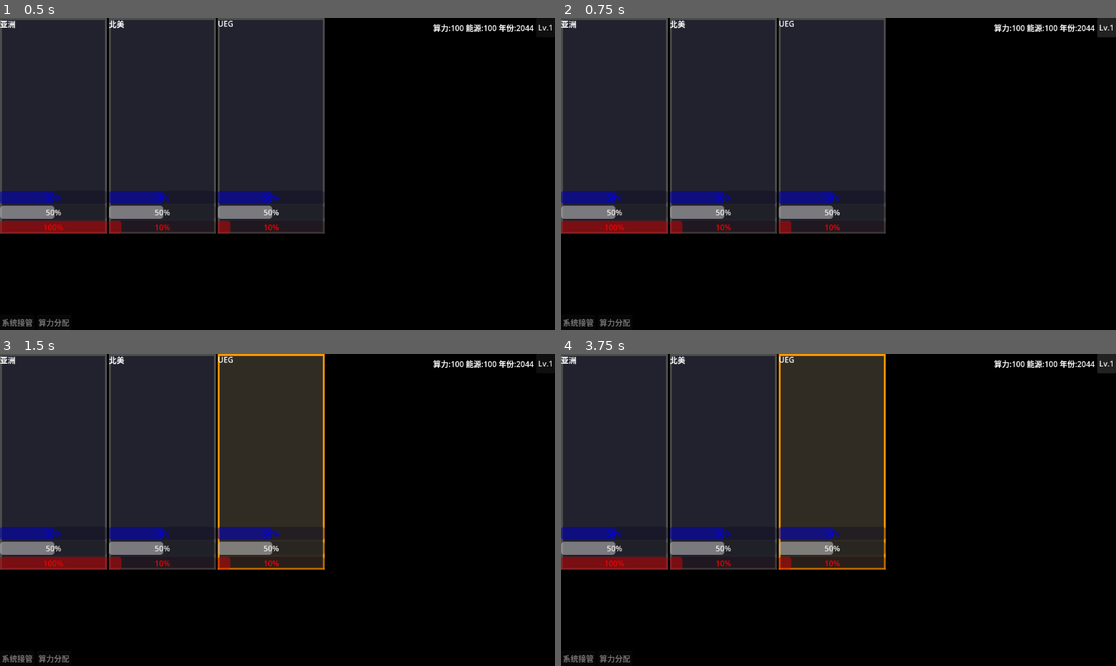
Above: before the commit, frames 1-4 (two rows, left to right).
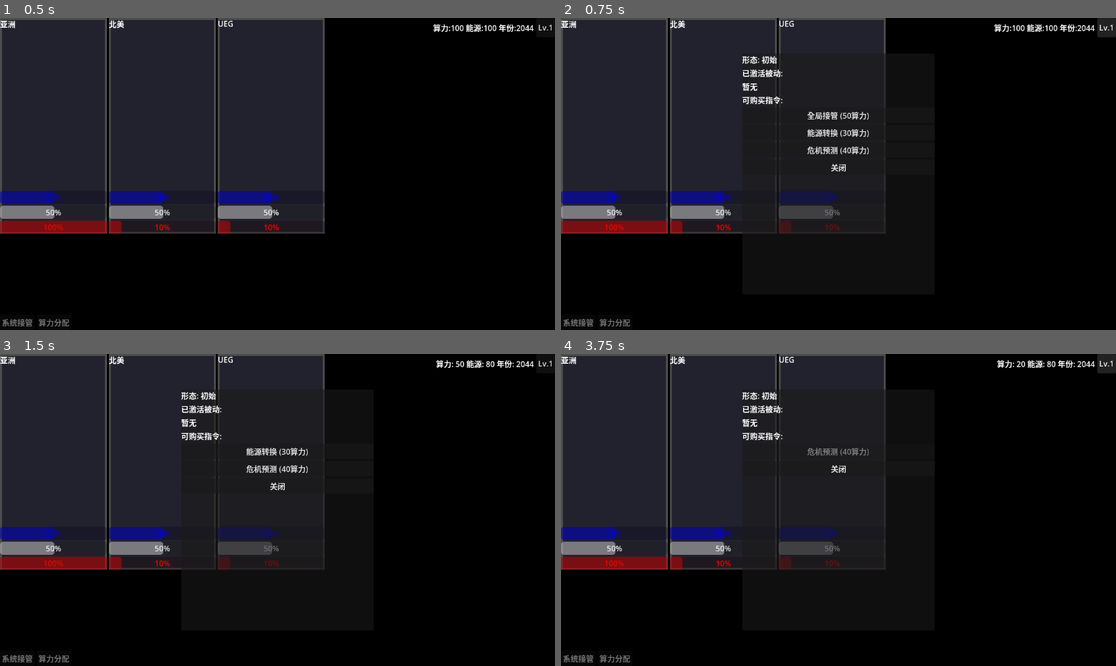
Above: after the commit, the same moments.

Repository: ltzu929/moss
Game: Godot game, scene res://scenes/main_os.tscn
The game is run twice, just before and just after one commit, with the same random seed, the same clock (stepped at 60 frames per second) and the same inputs. The engine's default icon, where the game draws it, is replaced by a stand-in: a white triangle on a blue panel in a dark square.
Inputs (mouse positions are in pixels of both pictures, inside the frame that each line leads up to):
- Up to frame 1 (0.5 s): no input
- Up to frame 2 (0.75 s): click "Lv.1" at 0.5 s
- Up to frame 3 (1.5 s): click (277, 450) at 1.25 s, where only the run after the commit has a clickable "全局接管 (50算力)"
- Up to frame 4 (3.75 s): click (838, 450) at 2 s, where only the run after the commit has a clickable "能源转换 (30算力)"; click (838, 469) at 2.75 s, where only the run after the commit has a clickable "关闭"; click "Lv.1" at 3.5 s

Frame 1 is identical in both runs. In frame 2, 2.3% of the frame differs, in the area x 32-59%, y 11-70%; in frame 3, 3.0%, in the area x 32-97%, y 0-70%; in frame 4, 2.8%.
Error before the commit: Invalid assignment of property or key 'text' with value of type 'String' on a base object of type 'null instance'. (res://scripts/ui/evolution_popup.gd:54)

Commit message:
fix: 修复进化弹窗节点路径问题
- evolution_popup.gd: %语法改为/路径
- evolution_notice.gd: 同样修复节点访问

Diff:
--- a/scripts/ui/evolution_notice.gd
+++ b/scripts/ui/evolution_notice.gd
@@ -22,11 +22,11 @@
 ## 显示进化通知
 ## 参数: unlocked_names - 已解锁的能力名称列表
 func show_notice(unlocked_names: Array[String]) -> void:
-	%NoticeTitle.text = "进化解锁！"
+	$VBoxContainer/NoticeTitle.text = "进化解锁！"
 	var desc := "以下能力已激活：\n"
 	for n in unlocked_names:
 		desc += "• " + n + "\n"
-	%NoticeDesc.text = desc
+	$VBoxContainer/NoticeDesc.text = desc
 	show()
 
 # ============================================================
--- a/scripts/ui/evolution_popup.gd
+++ b/scripts/ui/evolution_popup.gd
@@ -51,7 +51,7 @@
 
 	# 更新等级显示
 	var names := ["初始", "进化", "终极"]
-	%LevelLabel.text = "形态: " + names[level - 1]
+	$VBoxContainer/LevelLabel.text = "形态: " + names[level - 1]
 
 	# 更新被动能力列表
 	var txt := ""
@@ -60,10 +60,11 @@
 			txt += "✓ " + e.ability_name + "\n"
 	if txt == "":
 		txt = "暂无"
-	%PassivesList.text = txt
+	$VBoxContainer/PassivesList.text = txt
 
 	# 清空并重建购买按钮列表
-	for c in %PurchaseContainer.get_children():
+	var purchase_container: VBoxContainer = $VBoxContainer/PurchaseContainer
+	for c in purchase_container.get_children():
 		c.queue_free()
 
 	for e in all_evolutions_ref:
@@ -79,7 +80,7 @@
 		btn.text = e.ability_name + " (" + str(e.purchase_cpu_cost) + "算力)"
 		btn.disabled = current_cpu < e.purchase_cpu_cost
 		btn.pressed.connect(func(): purchase_requested.emit(e))
-		%PurchaseContainer.add_child(btn)
+		purchase_container.add_child(btn)
 
 	show()
 
